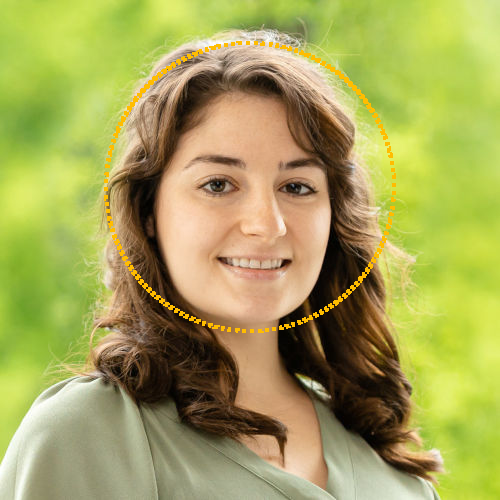
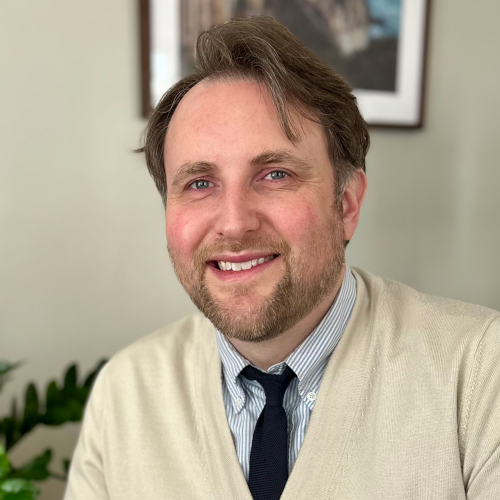
The second (500, 500) image is a revision of the first. Changes to its layers:
hid "FACE_GUIDE" over [104, 41, 396, 333]
added layer "IMG_9388 (1).HEIC" above "headshot-kacey-scheuerman-v0-500.jpg" over [0, 0, 500, 500]
